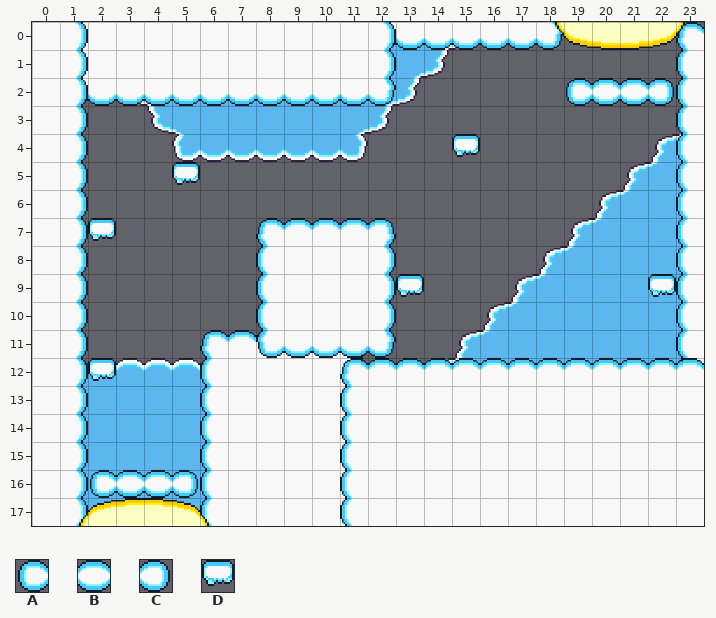
One commit to this Tiled map: assets/images/skyUpDown.tmx. Above: the version before the commit.
Cells are 32x32 px. Shown: x 0..23, y 0..17.
Key: from "skyTileset": A 45, B 46, C 47, D 48.
_ is an empty cell.
Layers that did not change in this view are not listed.
Layer "platforms" before, first column x 0:
 0 ________________________
 1 ________________________
 2 ___________________ABBC_
 3 ________________________
 4 _______________D________
 5 _____D__________________
 6 ________________________
 7 __D_____________________
 8 ________________________
 9 _____________D________D_
10 ________________________
11 ________________________
12 __D_____________________
13 ________________________
14 ________________________
15 ________________________
16 __ABBC__________________
17 ________________________
And afterwards:
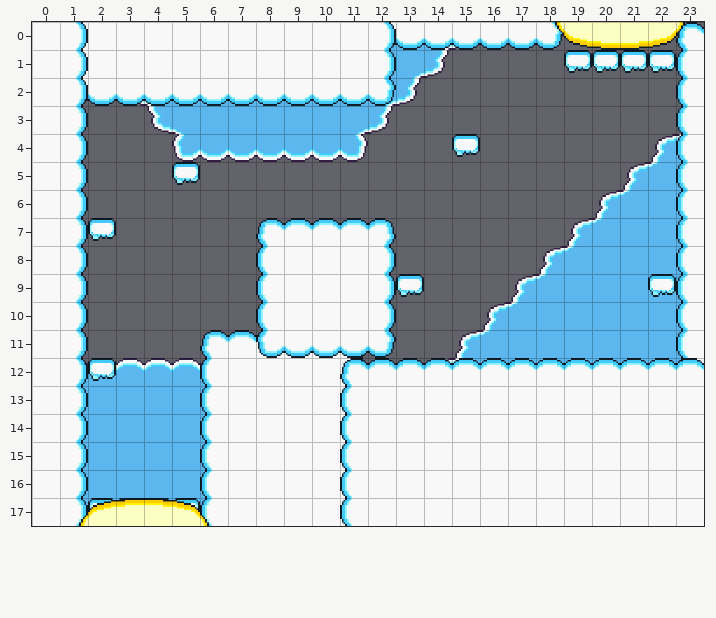
Changes in this commit:
Changed rows in their new state; . is an unchanged cell.
Layer "platforms":
first column x 19:
 1 DDDD
 2 ____
first column x 2:
16 ____
17 DDDD
